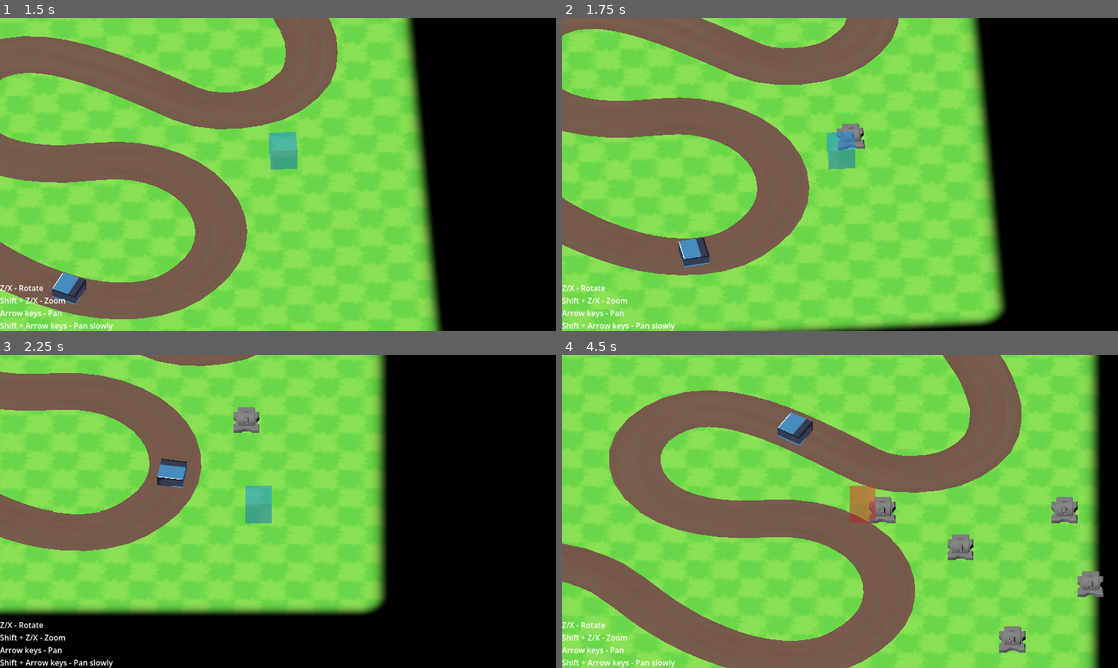
Above: before the commit, frames 1-4 (two rows, left to right).
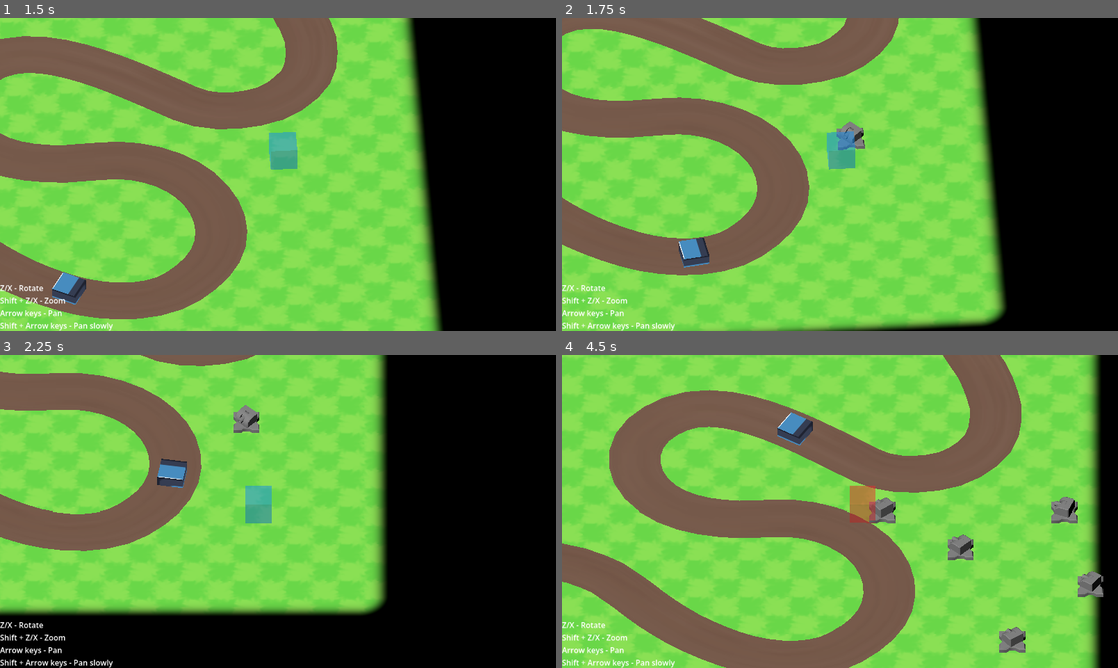
Above: after the commit, the same moments.

Repository: dairycultist/furry-roguelike-platformer
Game: Godot game, scene res://scene.tscn
Two runs of this game, one before a commit and one after it. Both use one fixed random seed, a clock stepped at 60 frames per second and the inputs below. The engine's default icon, where the game draws it, is replaced by a stand-in: a white triangle on a blue panel in a dark square.
Inputs:
- Up to frame 1 (1.5 s): hold Right (pan_right) 0.53-1.28 s; tap Space (use_tool) at 0.6 s; hold Down (pan_down) from 1.28 s (still down); tap X (camalt_negative) at 1.35 s
- Up to frame 2 (1.75 s): keep holding Down (pan_down); tap Space (use_tool) at 1.55 s
- Up to frame 3 (2.25 s): release Down (pan_down) at 2.03 s; hold Right (pan_right) from 2.03 s (still down); tap Z (camalt_positive) at 2.1 s
- Up to frame 4 (4.5 s): tap Space (use_tool) at 2.3, 3.05, 3.6, 4.35 s; release Right (pan_right) at 2.78 s; hold Up (pan_up) 2.78-3.53 s; tap Shift (modify_action) at 2.85 s; hold Left (pan_left) from 3.53 s (still down)

Frame 1 is identical in both runs. In frame 2, less than 0.1% of the frame differs, in the area x 50-54%, y 33-40%; in frame 3, less than 0.1%; in frame 4, 0.4%, in the area x 56-97%, y 45-94%.

Commit message:
Turrets target the first existing enemy

Diff:
--- a/player.gd
+++ b/player.gd
@@ -9,9 +9,12 @@
 var velocity : Vector3;
 
 var grid : GridMap;
+var enemy_path : Path3D;
 
 func _ready() -> void:
+
 	grid = get_parent();
+	enemy_path = grid.get_node("EnemyPath");
 
 func _process(delta: float) -> void:
 
@@ -58,5 +61,5 @@
 		var turret = turret_prefab.instantiate();
 
 		grid.add_child(turret);
-
+		turret.enemy_path = enemy_path;
 		turret.global_position = Vector3(selected_pos.x + 0.5, 0.0, selected_pos.z + 0.5);
--- a/scene.tscn
+++ b/scene.tscn
@@ -130,13 +130,13 @@
 mesh = SubResource("BoxMesh_lxpj2")
 surface_material_override/0 = SubResource("StandardMaterial3D_u3cyc")
 
-[node name="Path3D" type="Path3D" parent="." unique_id=320968486]
+[node name="EnemyPath" type="Path3D" parent="GridMap" unique_id=320968486]
 curve = SubResource("Curve3D_y2354")
 
-[node name="Enemy" type="PathFollow3D" parent="Path3D" unique_id=1279003229]
+[node name="Enemy" type="PathFollow3D" parent="GridMap/EnemyPath" unique_id=1279003229]
 transform = Transform3D(0.6542781, 0, -0.7562211, 0, 1.0000056, 0, 0.7562211, 0, 0.6542781, -13.951372, 0, 5.6567516)
 script = ExtResource("7_ni31j")
 
-[node name="Mesh" type="MeshInstance3D" parent="Path3D/Enemy" unique_id=1995363100]
+[node name="Mesh" type="MeshInstance3D" parent="GridMap/EnemyPath/Enemy" unique_id=1995363100]
 mesh = SubResource("BoxMesh_x0ryr")
 surface_material_override/0 = SubResource("ShaderMaterial_ni31j")
--- a/turret.gd
+++ b/turret.gd
@@ -1,20 +1,31 @@
 extends Node3D
 
-@export var target : Node3D;
+var enemy_path : Node3D;
+var target : Node3D;
 
 var fire_cooldown : float;
 
 func _process(delta: float) -> void:
 
+	target = enemy_path.get_child(0); # TEMP, replace with targeting logic
+
+	# exhaust cooldown
+	if (not fire_cooldown < 0.0):
+		fire_cooldown -= delta;
+
+	# turret animation
+	$TurretHead/TurretBarrel.scale.z = lerp($TurretHead/TurretBarrel.scale.z, 1.0, 3.0 * delta);
+
 	if target:
 
+		# fire at target
 		$TurretHead.look_at(Vector3(target.global_position.x, global_position.y, target.global_position.z), Vector3.UP, true);
-
-		fire_cooldown -= delta;
-
-		$TurretHead/TurretBarrel.scale.z = lerp($TurretHead/TurretBarrel.scale.z, 1.0, 3.0 * delta);
 
 		if (fire_cooldown < 0.0):
 
 			fire_cooldown = 1.0;
 			$TurretHead/TurretBarrel.scale.z = 0.7;
+
+	else:
+
+		$TurretHead.global_rotation.y += 0.5 * delta;
